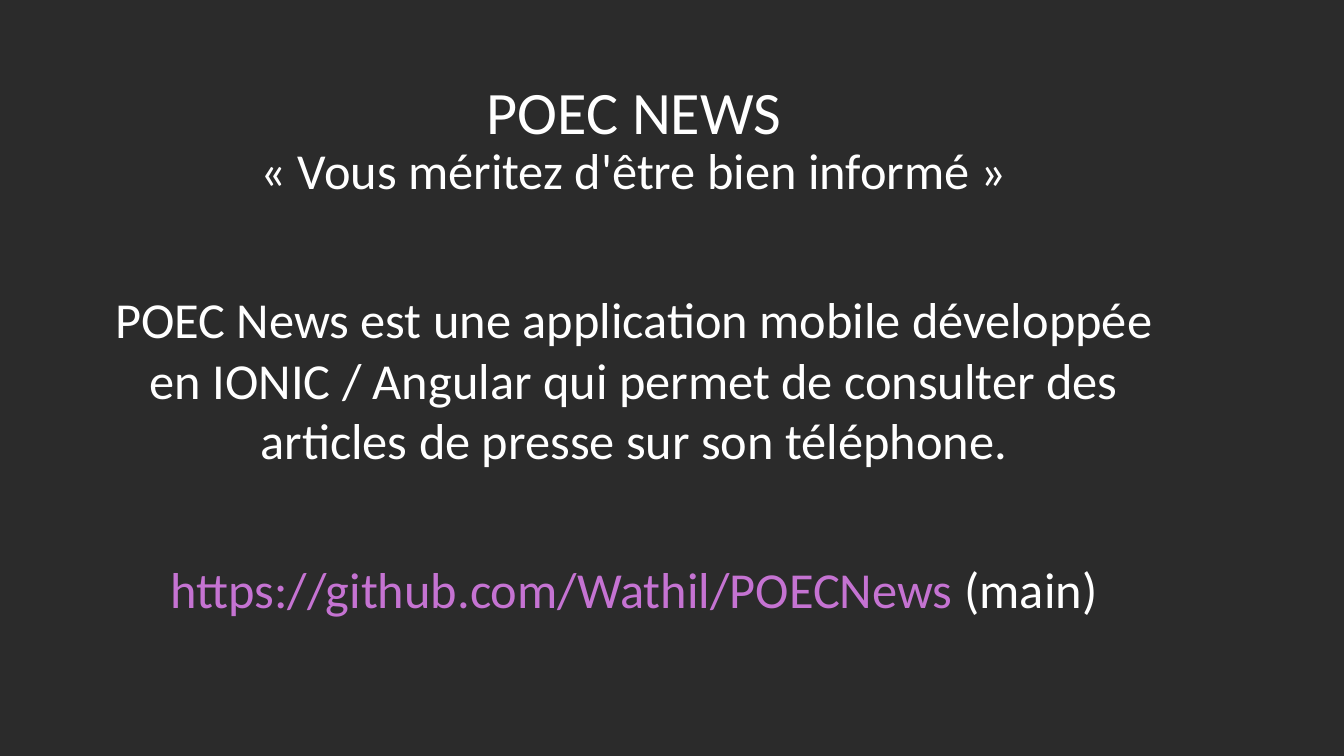
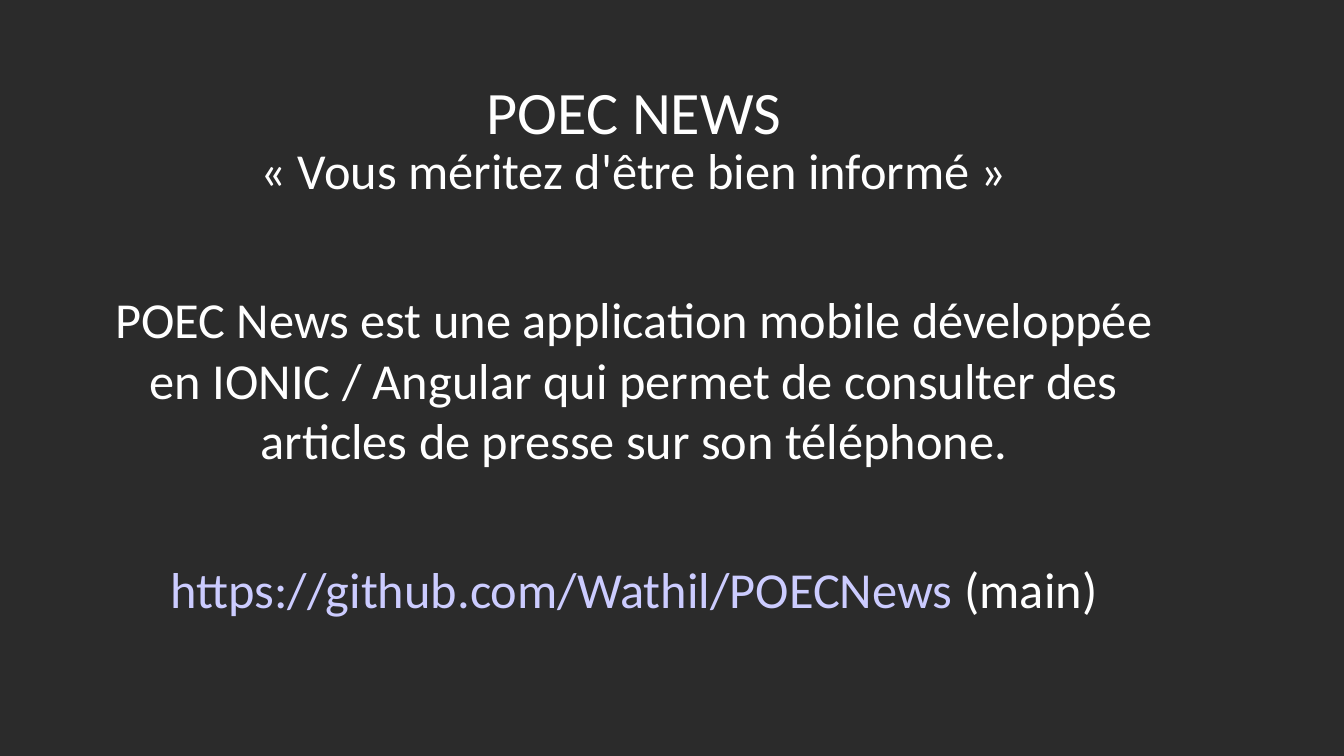
Before and after one commit to Wathil/POECNews, a slide deck: slide 2 of POEC News presentation.ppt. Drawn at 1344x756 pixels with LibreOffice and Linux fonts; fonts in the diff are those of the drawing; background and template pictures are left out; a plain dark background stands for a picture behind light text. Boxes give left, top, right and bottom in pixels: in the first picture for what was removed or moved away, otherwise in the second. Text is boxed around its words. In the diff, an @@ line names an element or a change of style, - is before the commit and + after.

```diff
--- a/POEC News presentation.ppt
+++ b/POEC News presentation.ppt
@@ text "« Vous méritez d'être bien ..." at (115,154,1152,617): text colour #C573D2 to #CCCCFF in "https://github.com/Wathil/POECNews" @@
```
Also in this commit, not shown: 10 other slides changed, 1 slide added.
